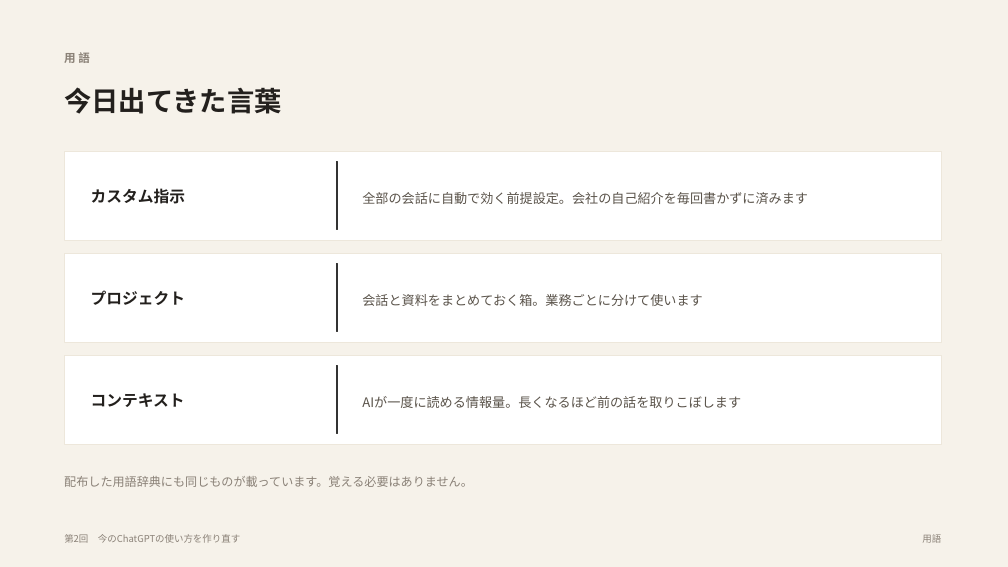
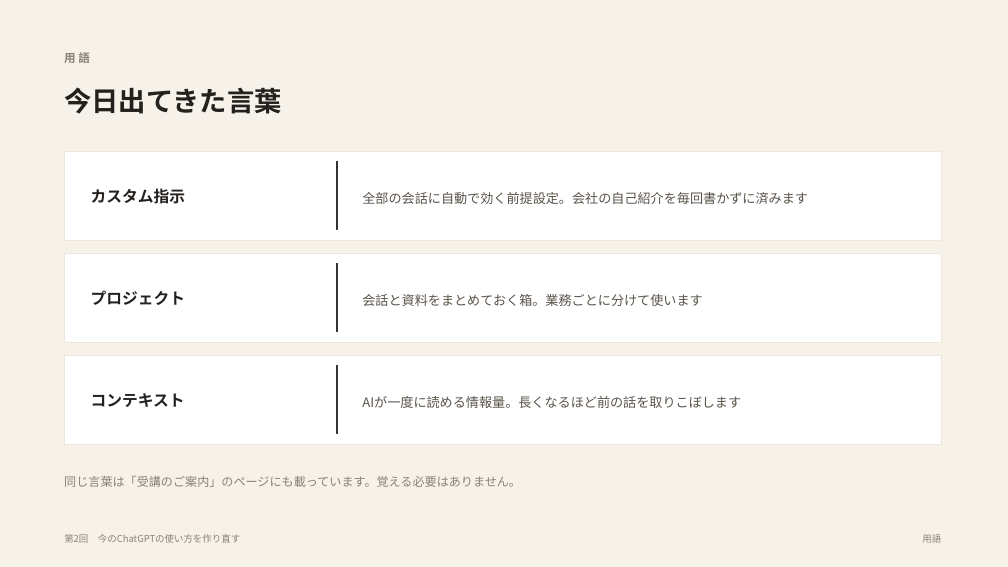
Before and after one commit to yusuke-aoki-bit/founders-ai-program, a slide deck: slide 10 of slides/pptx/第02回_今のChatGPTの使い方を作り直す.pptx. Drawn at 1008x567 pixels with LibreOffice and Linux fonts; fonts in the diff are those of the drawing. Boxes give left, top, right and bottom in pixels: in the first picture for what was removed or moved away, otherwise in the second. Text is boxed around its words. In the diff, an @@ line names an element or a change of style, - is before the commit and + after.

```diff
--- a/slides/pptx/第02回_今のChatGPTの使い方を作り直す.pptx
+++ b/slides/pptx/第02回_今のChatGPTの使い方を作り直す.pptx
@@ text at box(64, 476, 521, 487): text changed @@
-配布した用語辞典にも同じものが載っています。覚える必要はありません。
+同じ言葉は「受講のご案内」のページにも載っています。覚える必要はありません。
```
Also in this commit, not shown: 1 other slide changed, 1 other file.
